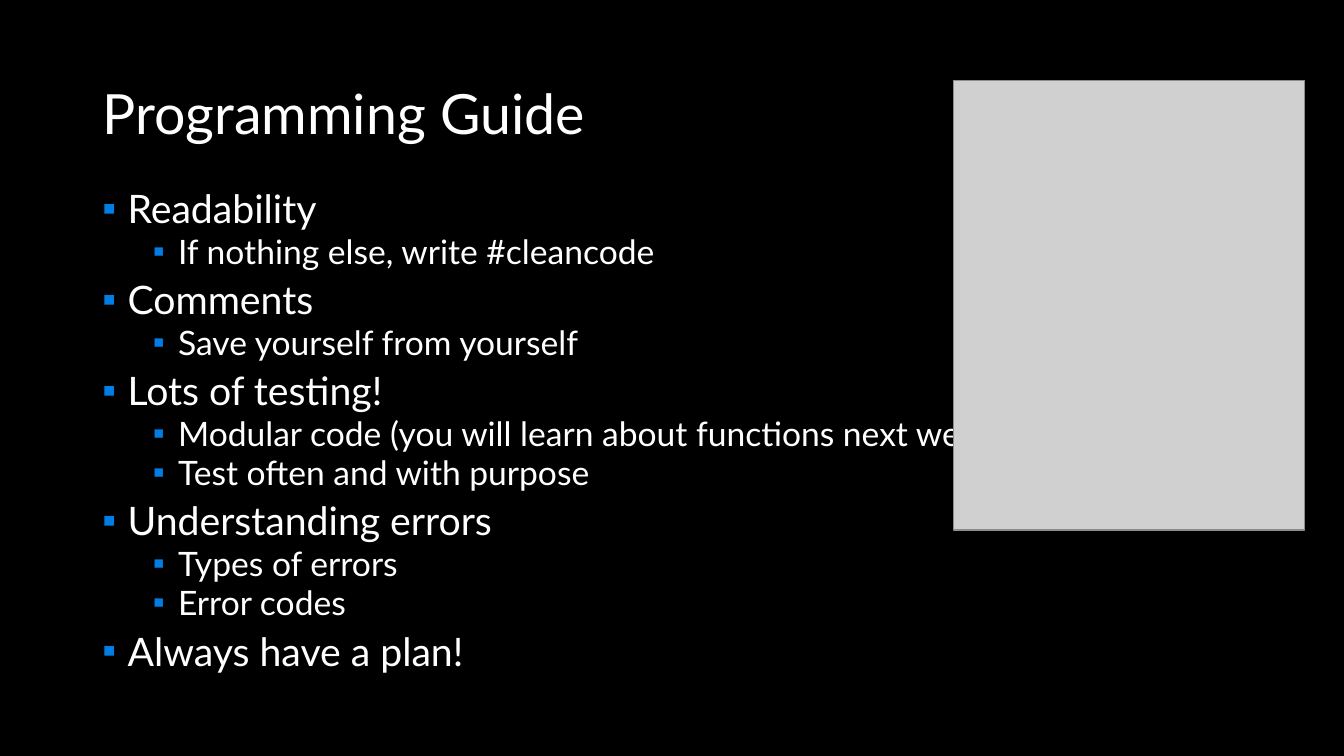
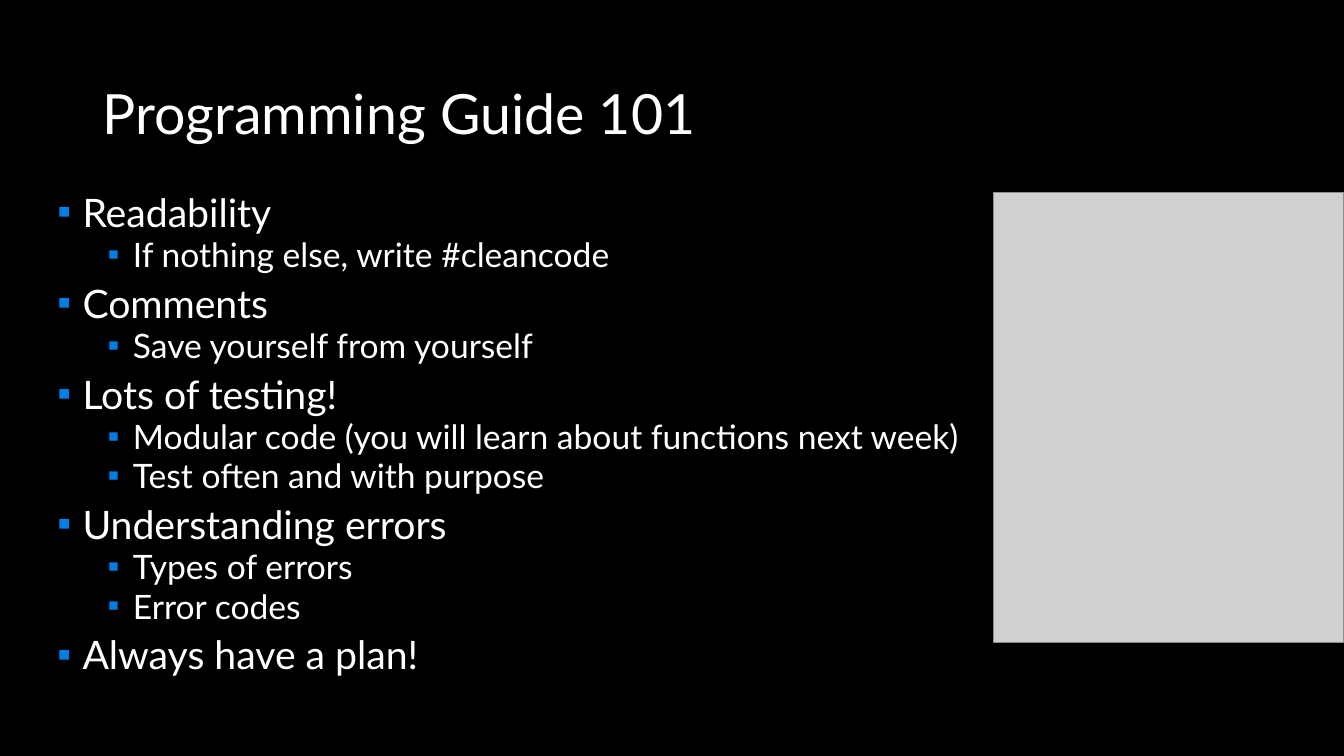
Before and after one commit to APS106/APS106-winter-2022-material, a slide deck: slide 12 of lectures/week1/lecture3/slides/week1_lecture3.pptx (slide 7 before the commit). Drawn at 1344x756 pixels with LibreOffice and Linux fonts; fonts in the diff are those of the drawing; grey boxes stand for pictures; background and template pictures are left out. Boxes give left, top, right and bottom in pixels: in the first picture for what was removed or moved away, otherwise in the second. Text is boxed around its words. In the diff, an @@ line names an element or a change of style, - is before the commit and + after.

```diff
--- a/lectures/week1/lecture3/slides/week1_lecture3.pptx
+++ b/lectures/week1/lecture3/slides/week1_lecture3.pptx
@@ title at bbox=[102, 93, 695, 144]: text changed @@
-Programming Guide
+Programming Guide 101
@@ text "Readability": place and size @@
-text "Readability" at bbox=[128, 194, 1004, 673]
+text "Readability" at bbox=[83, 198, 959, 676]
@@ picture: place and size @@
-picture at bbox=[954, 81, 1305, 530]
+picture at bbox=[993, 193, 1344, 642]
```
Also in this commit, not shown: 4 other slides changed, 6 slides added, 1 slide removed, 13 other files.
